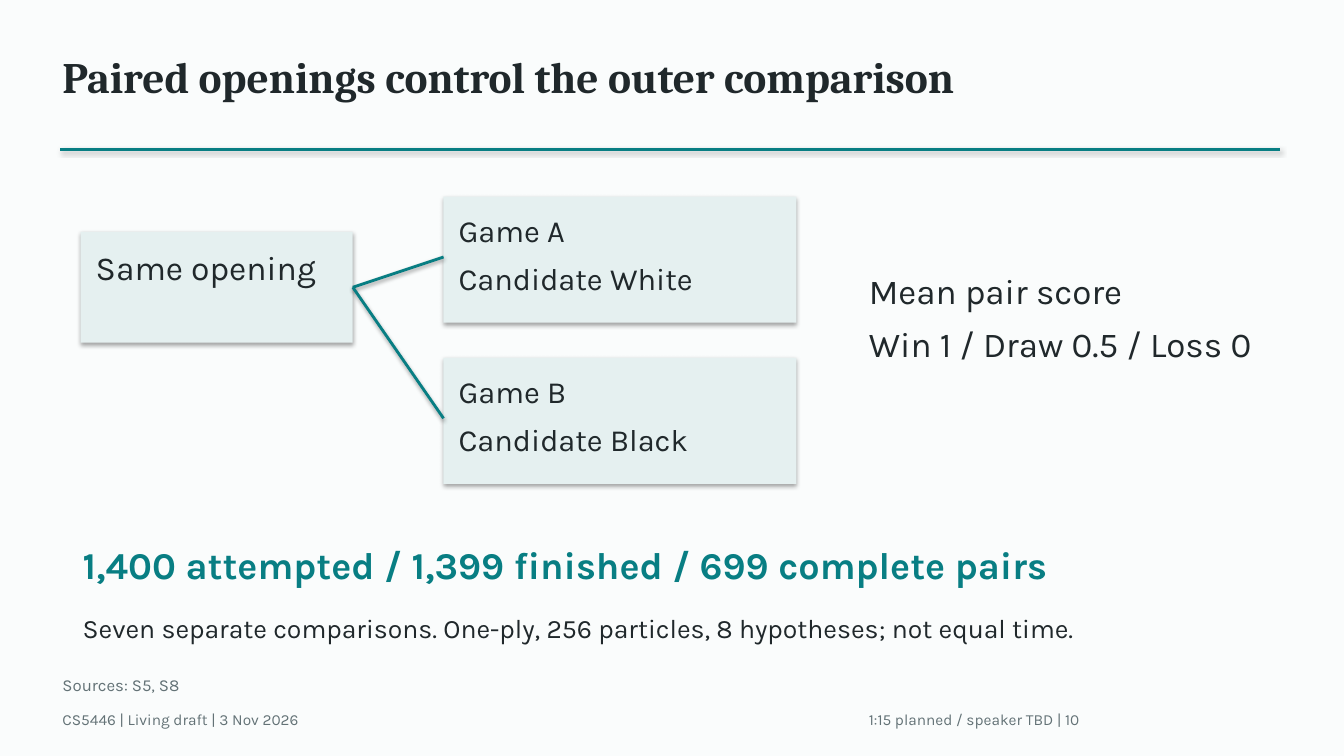
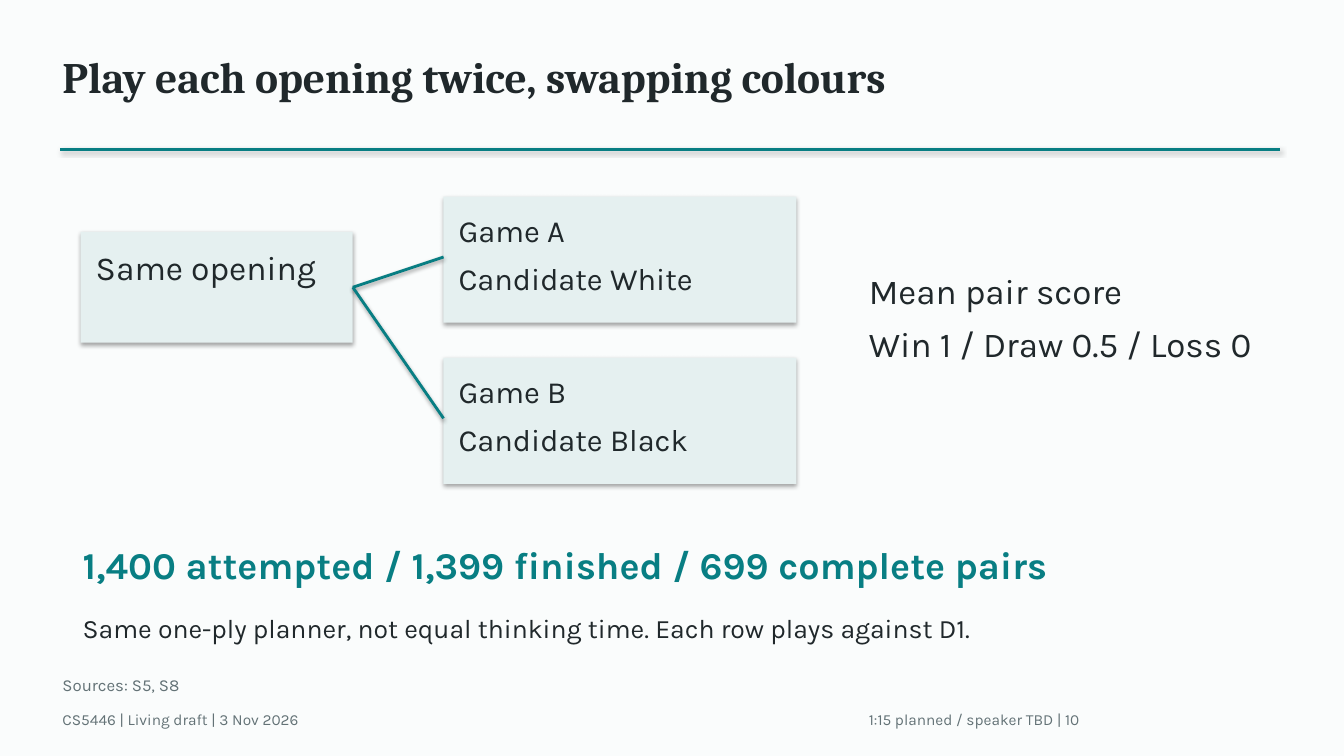
Before and after one commit to Mr-Teal/CS5446_project, a slide deck: slide 10 of docs/drafts/presentation-draft.pptx. Drawn at 1344x756 pixels with LibreOffice and Linux fonts; fonts in the diff are those of the drawing. Boxes give left, top, right and bottom in pixels: in the first picture for what was removed or moved away, otherwise in the second. Text is boxed around its words. In the diff, an @@ line names an element or a change of style, - is before the commit and + after.

```diff
--- a/docs/drafts/presentation-draft.pptx
+++ b/docs/drafts/presentation-draft.pptx
@@ text at (62,62,886,103): text changed @@
-Paired openings control the outer comparison
+Play each opening twice, swapping colours
@@ text at (83,619,970,645): text changed @@
-Seven separate comparisons. One-ply, 256 particles, 8 hypotheses; not equal time.
+Same one-ply planner, not equal thinking time. Each row plays against D1.
```
Also in this commit, not shown: 8 other slides changed, 3 other files.
